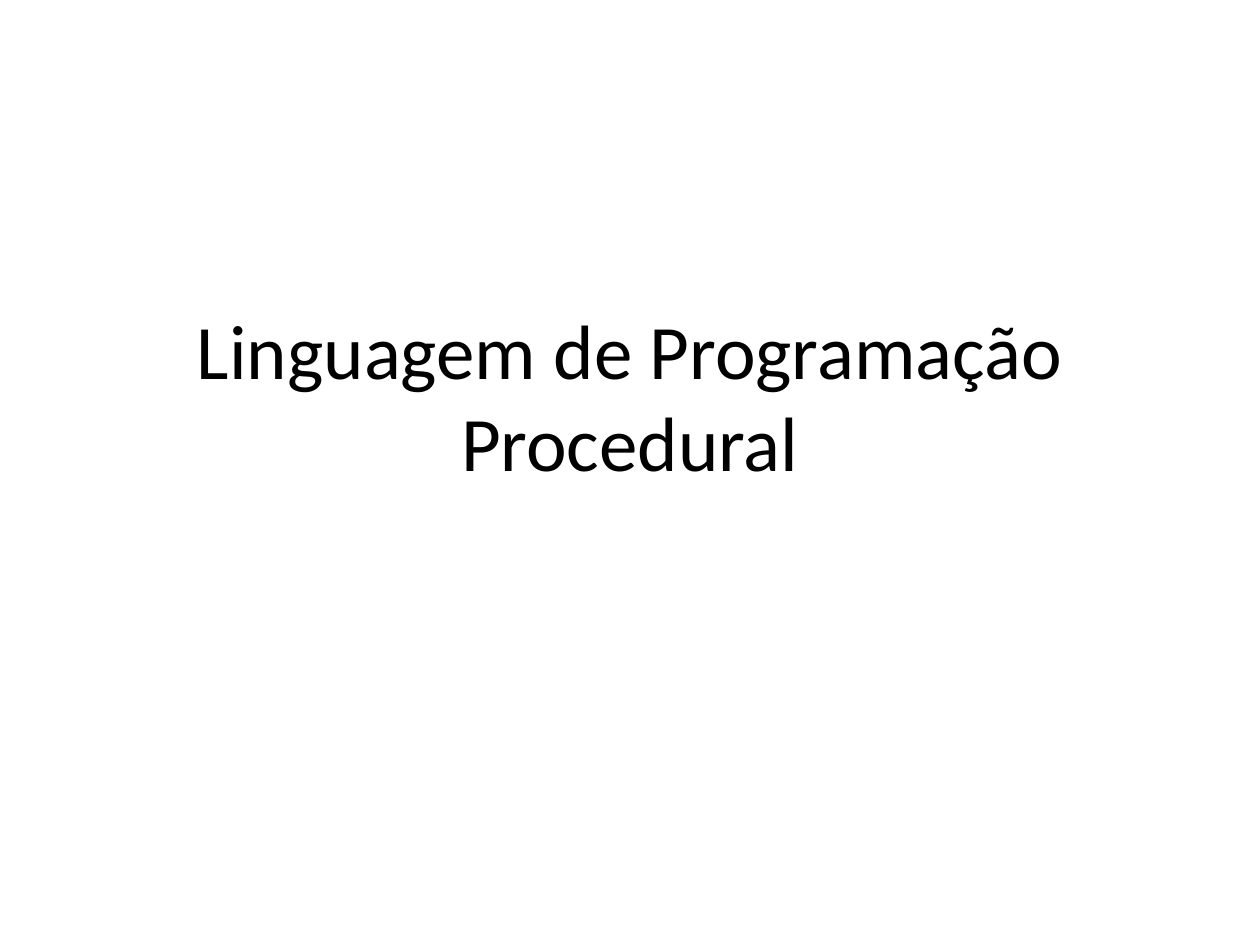
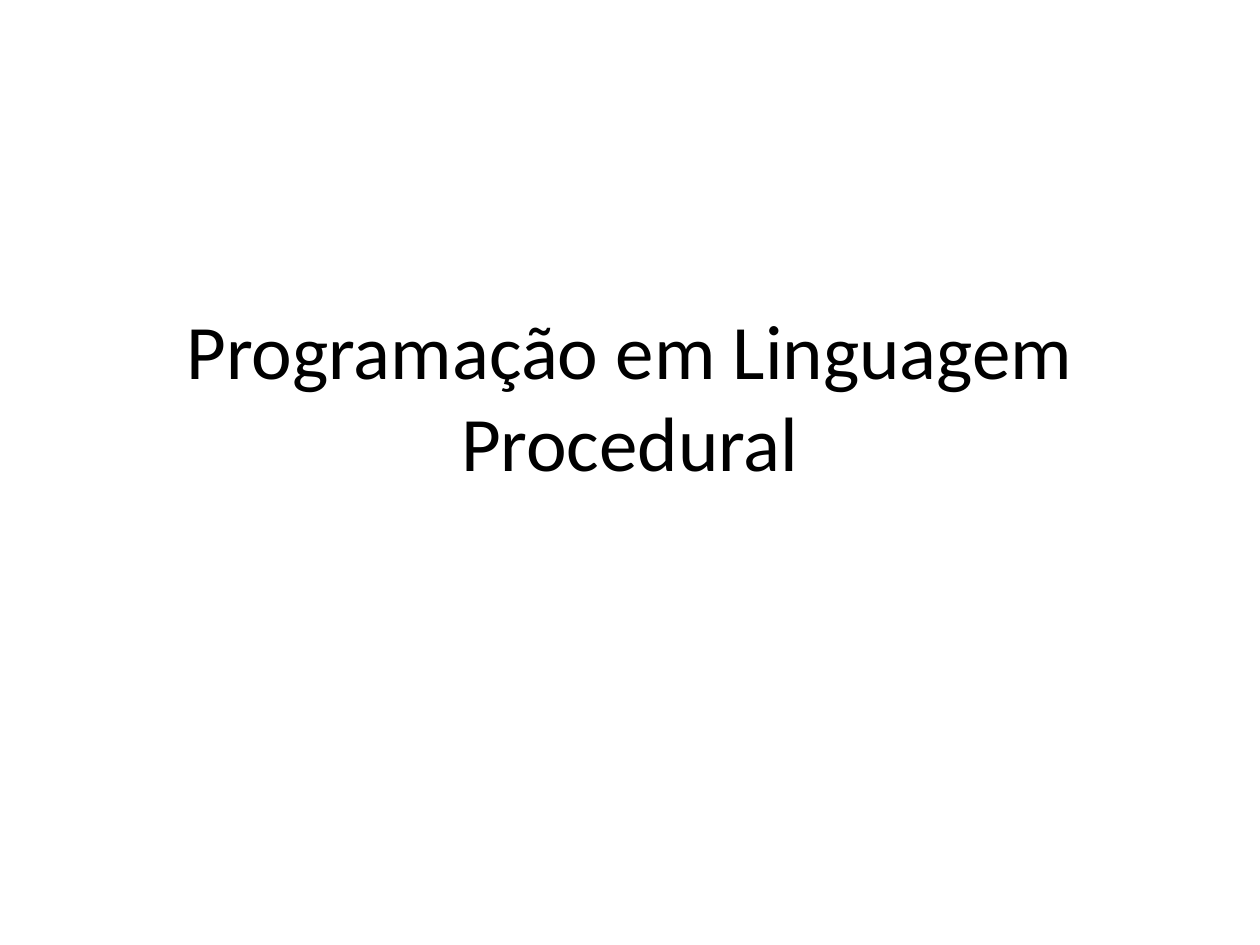
Before and after one commit to pang-starita/pang-starita.github.io, a slide deck: slide 1 of LingProgProc.pptx. Drawn at 1260x945 pixels with LibreOffice and Linux fonts; fonts in the diff are those of the drawing. Boxes give left, top, right and bottom in pixels: in the first picture for what was removed or moved away, otherwise in the second. Text is boxed around its words. In the diff, an @@ line names an element or a change of style, - is before the commit and + after.

Commit message:
Atualização das aulas de lógica de programação

```diff
--- a/LingProgProc.pptx
+++ b/LingProgProc.pptx
@@ title at bbox=[186, 326, 1072, 472]: text changed @@
-Linguagem de Programação Procedural
+Programação em Linguagem Procedural
```
Also in this commit, not shown: 8 other files.
